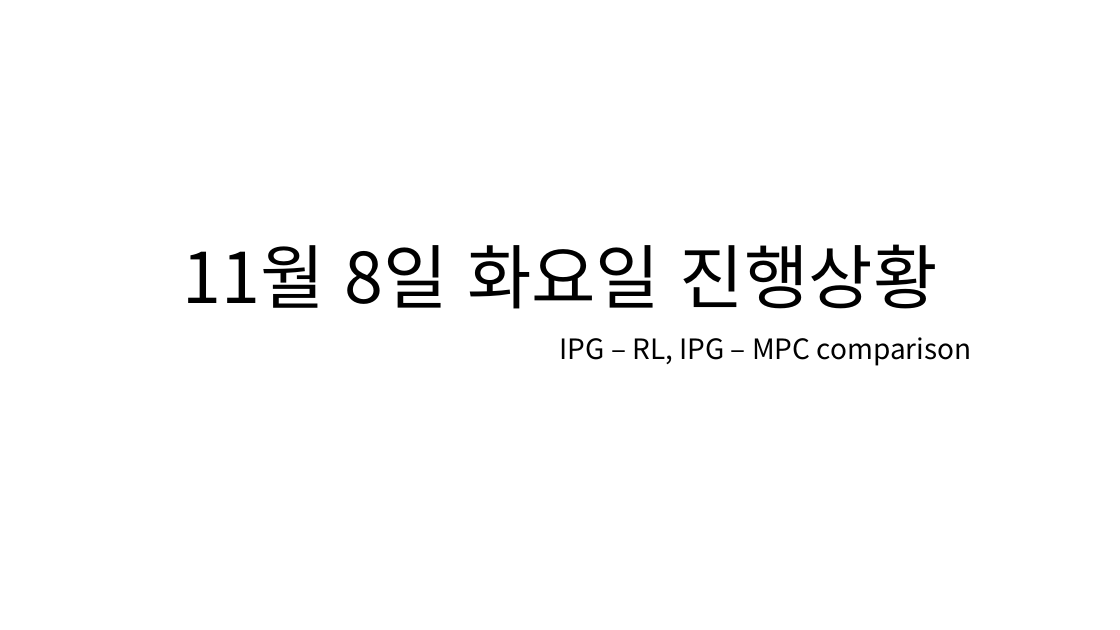
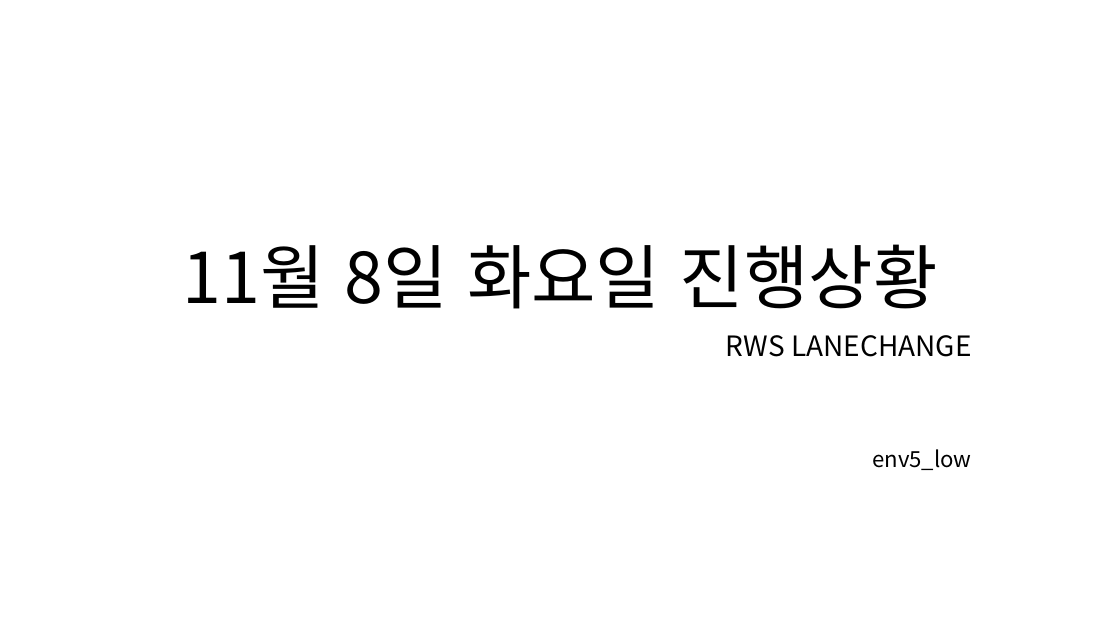
Before and after one commit to HAN2496/CarMakerResults, a slide deck: slide 1 of 1108Report/1108Report.pptx. Drawn at 1120x630 pixels with LibreOffice and Linux fonts; fonts in the diff are those of the drawing. Boxes give left, top, right and bottom in pixels: in the first picture for what was removed or moved away, otherwise in the second. Text is boxed around its words. In the diff, an @@ line names an element or a change of style, - is before the commit and + after.

```diff
--- a/1108Report/1108Report.pptx
+++ b/1108Report/1108Report.pptx
@@ subtitle at box(726, 335, 971, 470): text changed @@
-IPG – RL, IPG – MPC comparison
+RWS LANECHANGE
+env5_low
```
Also in this commit, not shown: 1 other slide changed, 3 slides added, 1 other file.
